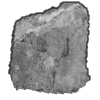
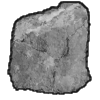
Before/after of a w=100, h=100 layered artwork. What changed in the layer stack:
painted on "line" over (x1=7, y1=1, x2=92, y2=95)
